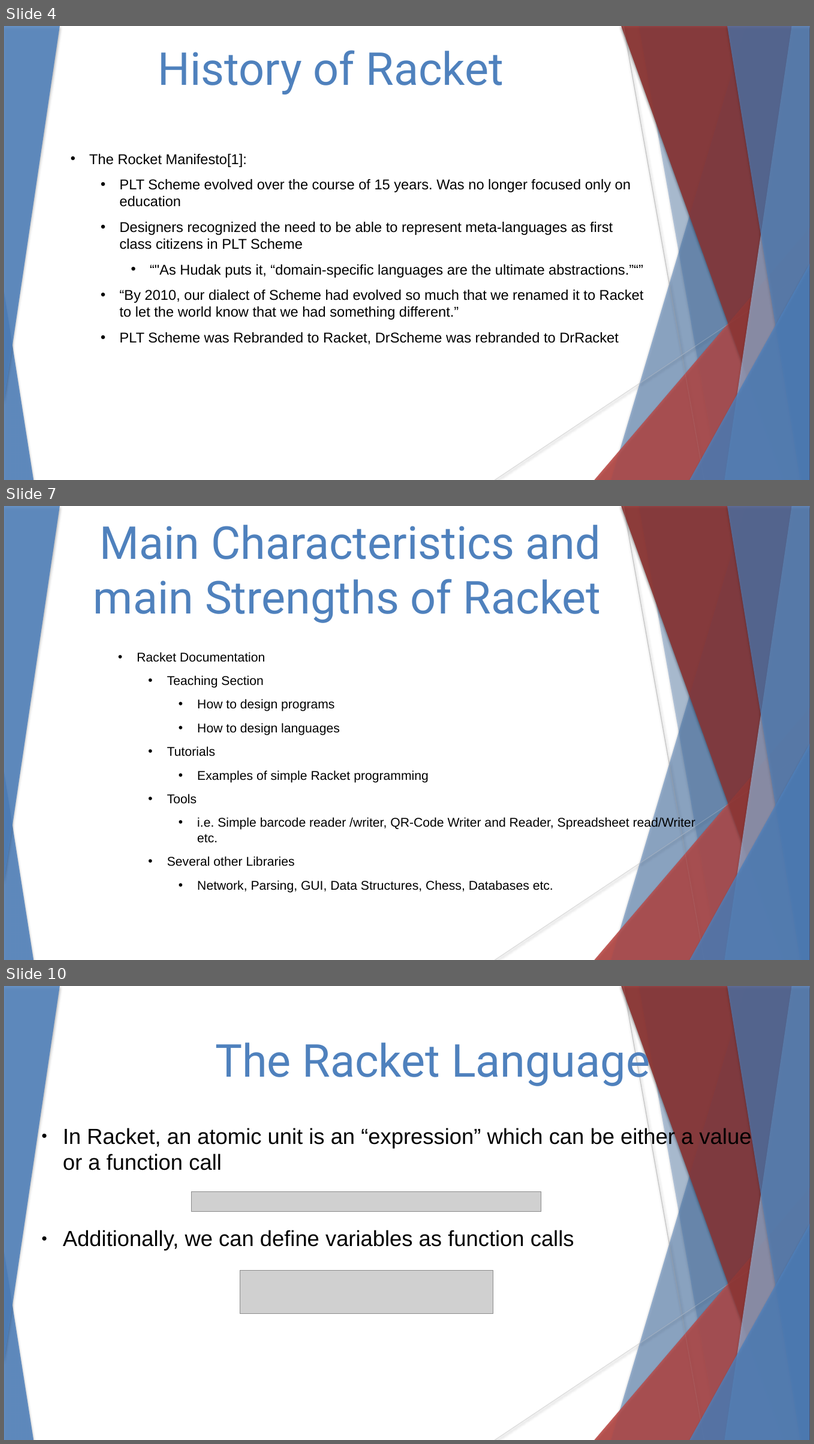
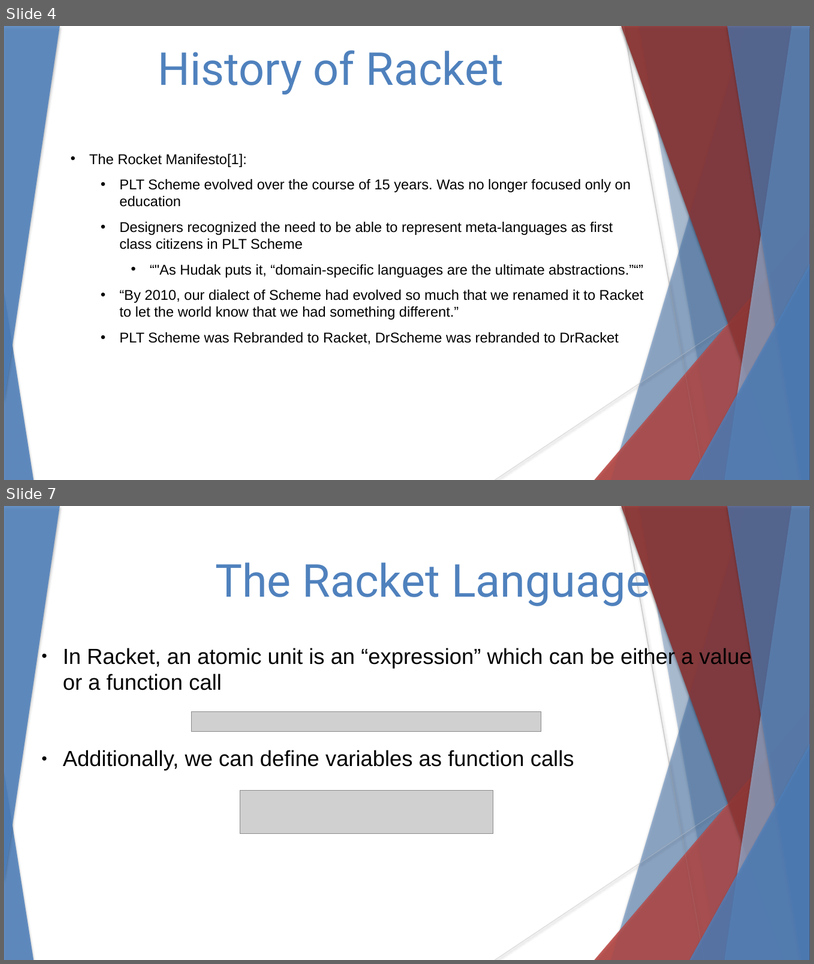
Before and after one commit to stevester94/CSC201_Project, a slide deck: CSC201Sec3Proj3Team4.pptx. Shown one above the other, each under a label of ours: slides 4, 7 and 10 before the commit, slides 4 and 7 after it; the slides between them are not shown. The pictures are 814x1444 and 814x964 pixels, drawn with LibreOffice and Linux fonts; fonts in the diff are those of the drawing; grey boxes stand for pictures. Boxes give left, top, right and bottom in pixels: in the first picture for what was removed or moved away, otherwise in the second. Text is boxed around its words. In the diff, an @@ line names an element or a change of style, - is before the commit and + after.

```diff
--- a/CSC201Sec3Proj3Team4.pptx
+++ b/CSC201Sec3Proj3Team4.pptx
@@ slide 7 removed at <box>4,506,810,960</box>, background #FFFFFF; not listed: 18 template elements that a slide beside it also shows @@
@@ text removed at <box>93,525,602,623</box> @@
-Main Characteristics and main Strengths of Racket
@@ text removed at <box>137,652,696,892</box> @@
-• Racket Documentation
-  • Teaching Section
-    • How to design programs
-    • How to design languages
-  • Tutorials
-    • Examples of simple Racket programming
-  • Tools
-    • i.e. Simple barcode reader /writer, QR-Code Writer and Reader, Spreadsheet read/Writer etc.
-  • Several other Libraries
-    • Network, Parsing, GUI, Data Structures, Chess, Databases etc.
@@ what was slide 10 is now slide 7 @@
```
Also in this commit, not shown: 3 slides changed, 2 other slides removed.
